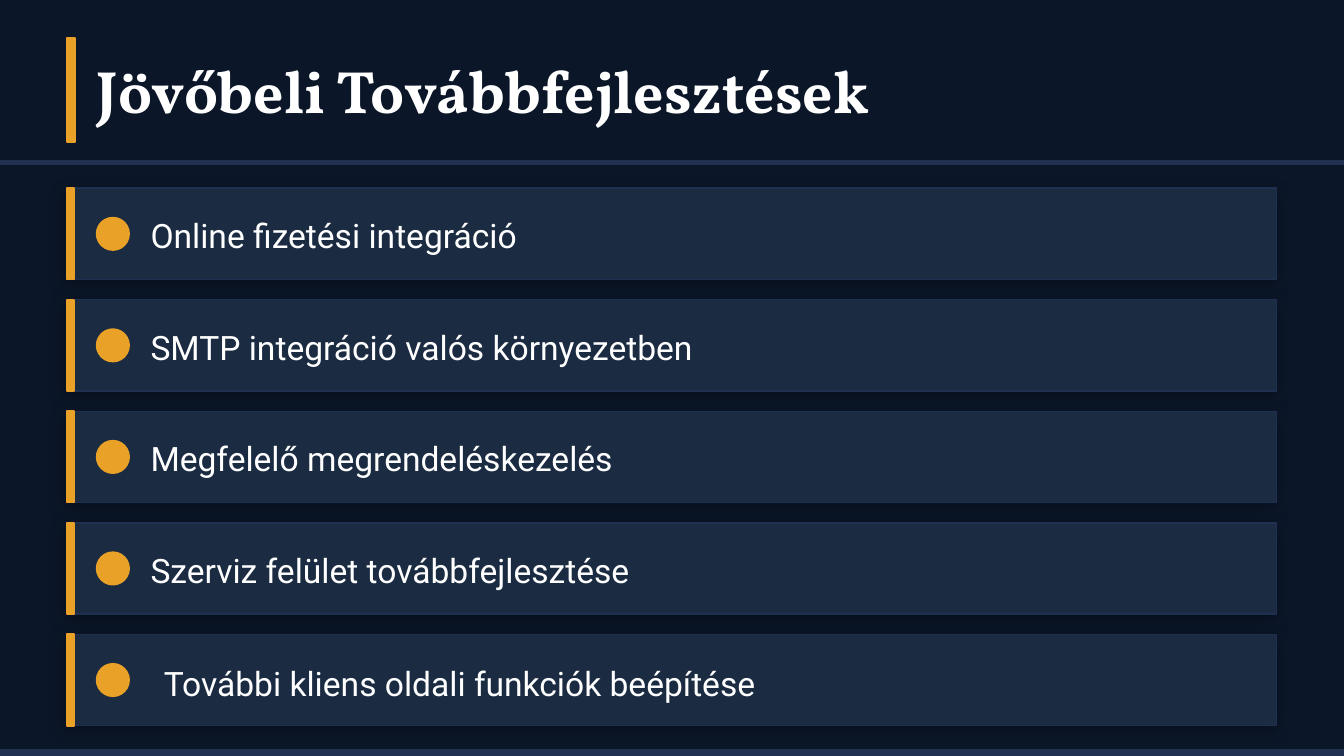
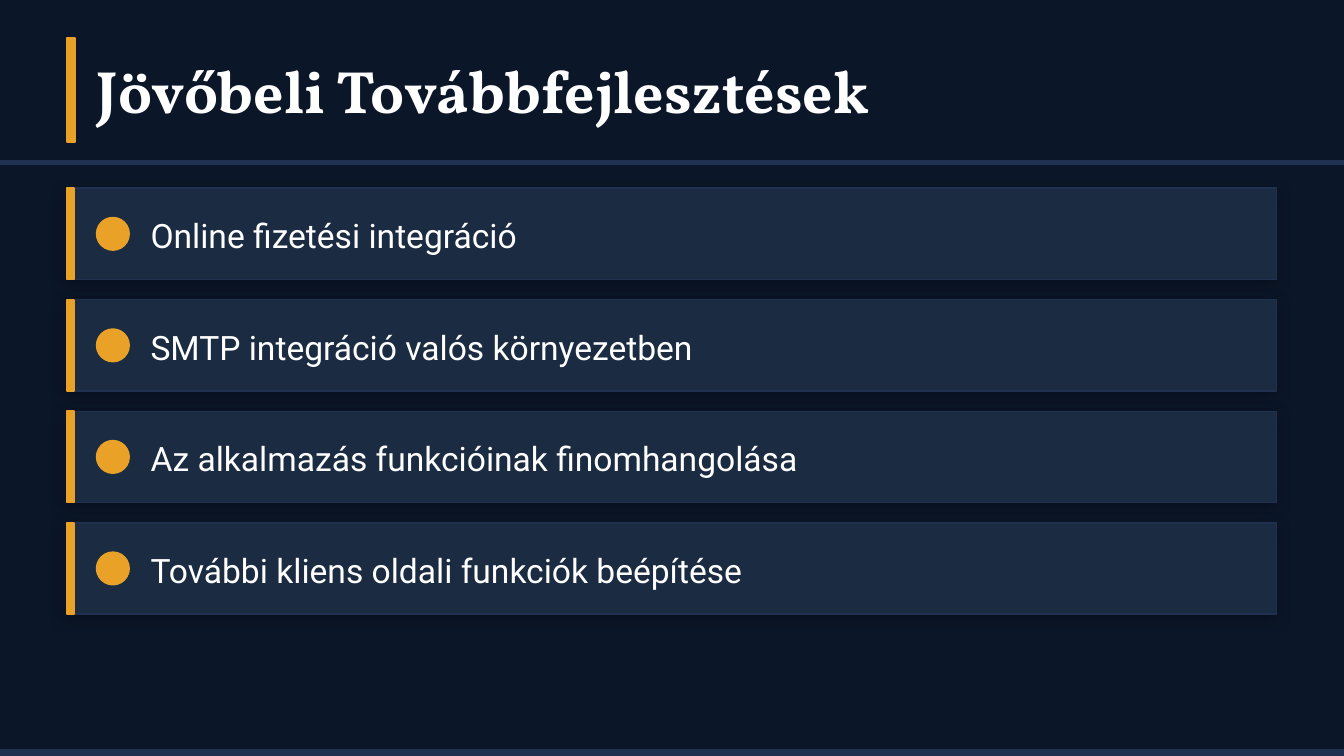
Before and after one commit to hihi-dotcom/CrossCountryBuilds_Webshop, a slide deck: slide 12 of doc/CrossCountryWebshop_Premium (1).pptx. Drawn at 1344x756 pixels with LibreOffice and Linux fonts; fonts in the diff are those of the drawing. Boxes give left, top, right and bottom in pixels: in the first picture for what was removed or moved away, otherwise in the second. Text is boxed around its words. In the diff, an @@ line names an element or a change of style, - is before the commit and + after.

Commit message:
ppt szerkesztve utoljára

```diff
--- a/doc/CrossCountryWebshop_Premium (1).pptx
+++ b/doc/CrossCountryWebshop_Premium (1).pptx
@@ text at [151,445,797,478]: text changed @@
-Megfelelő megrendeléskezelés
+Az alkalmazás funkcióinak finomhangolása
@@ text at [151,557,742,590]: text changed @@
-Szerviz felület továbbfejlesztése
+További kliens oldali funkciók beépítése
@@ rectangle removed at [67,634,1277,726] @@
@@ rectangle removed at [67,634,74,726] @@
@@ ellipse removed at [97,664,129,696] @@
@@ text removed at [164,670,756,703] @@
-További kliens oldali funkciók beépítése
```
